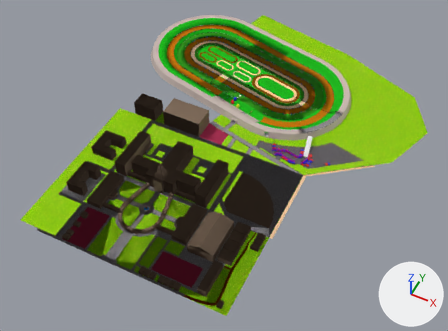
The Blender file assets/course/tracen-course/tracen-course.blend as it was, and as the next commit left it.
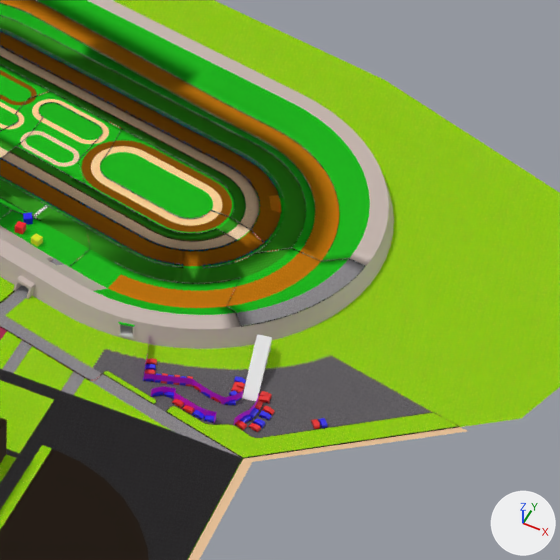
Old and new are each drawn whole from a 50 mm camera at (36.1, -47.2, 70.6) aimed at (7.1, 10.8, -2.0) and again close up on the part from 50% to 90% of the width and 9% to 63% of the height. Lighting does not change. The marker at lower right points along +X, +Y and +Z.

Objects in the first close-up: 'BG', 'Plane.026', 'course'.
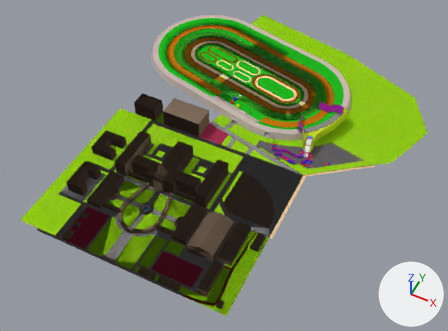
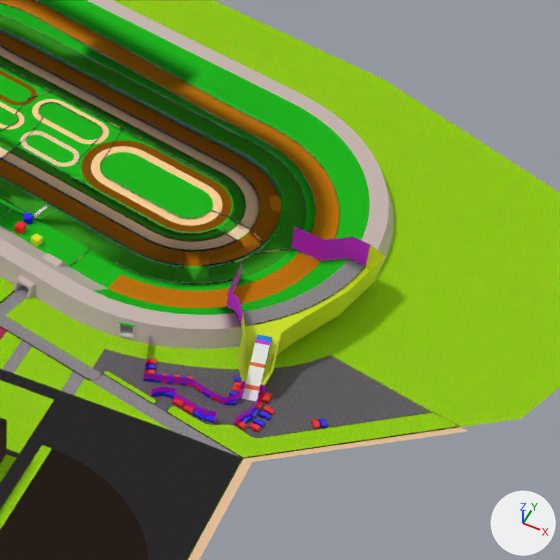
The edits, one by one:
Material 'boost' (mat_boost) is new.
Its base color is (0.8, 0.116, 0.0) (orange #e76000).
Material 'boost-trick' (mat_boost_trick) is new.
Its base color is (0.53, 0.0, 0.8) (purple #c000e7).
Material 'truck-body' (mat_truck_body) is new.
Its base color is (0.0, 0.206, 0.8) (blue #007de7).
me_circle_004 is used by ob_course; location (1.64, -3.18, 0.0).
me_circle_004 had 2721 vertices, 2543 faces, 2 loose edges and spanned x -18.9..32.2, y 15.9..50.9, z 0.0..2.8.
me_circle_004 now has 2770 vertices, 2597 faces, 2 loose edges and spans x -18.9..32.2, y 15.9..50.9, z 0.0..2.8.
Part 1, on me_circle_004:
14 faces are deleted.
31 vertices are added at x 14.6..19.8, y 19.8..30.7, z 0.2..2.6.
6 new vertices lie (0.0, 0.0, 1.0) away from vertices in x 13.1..14.7, y 23.2..27.4, z 0.1..1.1.
6 new faces join them, mat_fence (picture img_fence_png).
8 new faces join them, mat_fenceblue (picture img_bluefence_png).
12 new faces join them, mat_wall_invis_nodraw (pink #d000e7).
33 new faces join them, mat_test_fall (yellow #d3e700).
Part 2, on me_circle_004:
12 vertices are added at x 3.4..4.6, y 23.2..24.6, z 0.0..0.6.
9 new faces join them, mat_wall_concrete (light grey #c5b5ae).
me_circle_004 part 3: 16 kept faces spanning x 6.2..19.2, y 18.1..24.3, z 0.0 get new texture (UV) coordinates.
me_circle_004 now uses material mat_test_fall (yellow #d3e700).
me_plane_026 has 354 vertices, 43 faces and spans x -1.8..2.01, y -0.38..0.38, z -0.01..1.17.
me_plane_026 is used by ob_plane_026; location (17.91, 18.41, 0.0); rotation (0.0, 0.0, -1.378), in degrees (0, 0, -79).
me_plane_026 part 4: 27 of the faces centred in x -1.8..1.75, y -0.37..0.37, z 0.05..1.0 switch from mat_truck (white #e7e7e7) to mat_truck_body (blue #007de7).
me_plane_026 part 5: the 1 face centred in x 0.21, y 0.0, z 0.69 switches from mat_truck (white #e7e7e7) to mat_boost (orange #e76000).
me_plane_026 part 6: the 1 face centred in x 1.37, y 0.0, z 0.24 switches from mat_truck (white #e7e7e7) to mat_boost (orange #e76000).
me_plane_026 part 7: the 1 face centred in x -0.95, y 0.0, z 1.13 switches from mat_truck (white #e7e7e7) to mat_boost_trick (purple #c100e7).
me_plane_026 now uses material mat_wheel (black #000000).
me_plane_026 now uses material mat_boost (orange #e76000).
me_plane_026 now uses material mat_boost_trick (purple #c000e7).

Boxes [x1, y1, x2, y2] around the edits, measured in the close-ups (560 x 560 px):
part 1 of me_circle_004, built on
    before: [182, 243, 264, 284]
    after: [182, 227, 385, 394]
part 2 of me_circle_004, added
    after: [42, 253, 67, 266]
part 3 of me_circle_004, surface changed
    both: [54, 345, 331, 370]
part 4 of me_plane_026, recoloured
    both: [256, 334, 272, 378]
part 5 of me_plane_026, recoloured
    both: [250, 362, 265, 368]
part 6 of me_plane_026, recoloured
    both: [245, 384, 260, 391]
part 7 of me_plane_026, recoloured
    both: [255, 339, 270, 346]
